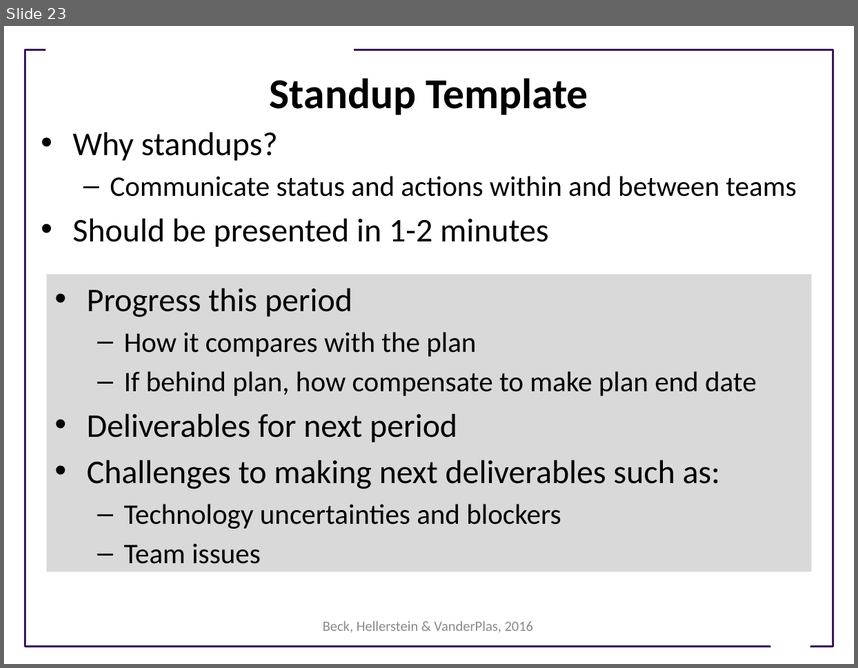
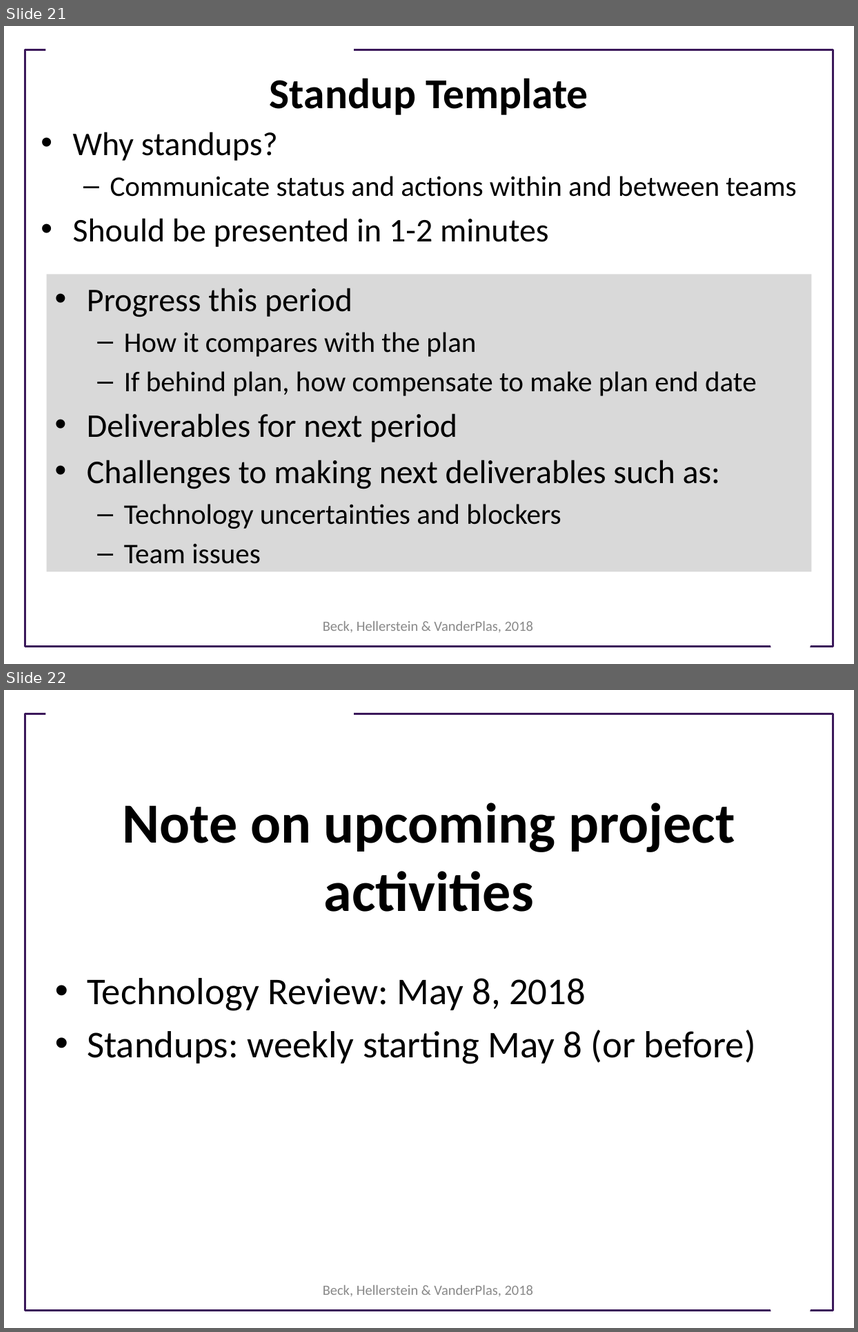
Before and after one commit to UWSEDS/LectureNotes-Spring2018, a slide deck: 03-Working-in-Teams.pptx. Shown one above the other, each under a label of ours: slide 23 before the commit, slides 21 and 22 after it. The pictures are 858x668 and 858x1332 pixels, drawn with LibreOffice and Linux fonts; fonts in the diff are those of the drawing; background and template pictures are left out. Boxes give left, top, right and bottom in pixels: in the first picture for what was removed or moved away, otherwise in the second. Text is boxed around its words. In the diff, an @@ line names an element or a change of style, - is before the commit and + after.

```diff
--- a/03-Working-in-Teams.pptx
+++ b/03-Working-in-Teams.pptx
@@ slide 22 added at <box>4,690,854,1328</box>, background #FFFFFF; not listed: 3 template elements that a slide beside it also shows @@
@@ title added at <box>123,802,735,911</box>, 48 pt, text #000000, bold @@
+Note on upcoming project activities
@@ text added at <box>87,978,756,1064</box>, 32 pt, text #000000 @@
+• Technology Review: May 8, 2018
+• Standups: weekly starting May 8 (or before)
@@ text added at <box>323,1285,534,1296</box>, 12 pt, text #898989 @@
+Beck, Hellerstein & VanderPlas, 2018
@@ what was slide 23 is now slide 21 @@
@@ slide 21 changed as well @@
@@ text at <box>323,621,534,632</box>: text changed @@
-Beck, Hellerstein & VanderPlas, 2016
+Beck, Hellerstein & VanderPlas, 2018
```
Also in this commit, not shown: 16 other slides changed, 3 other slides added, 6 slides removed, 1 other file.
